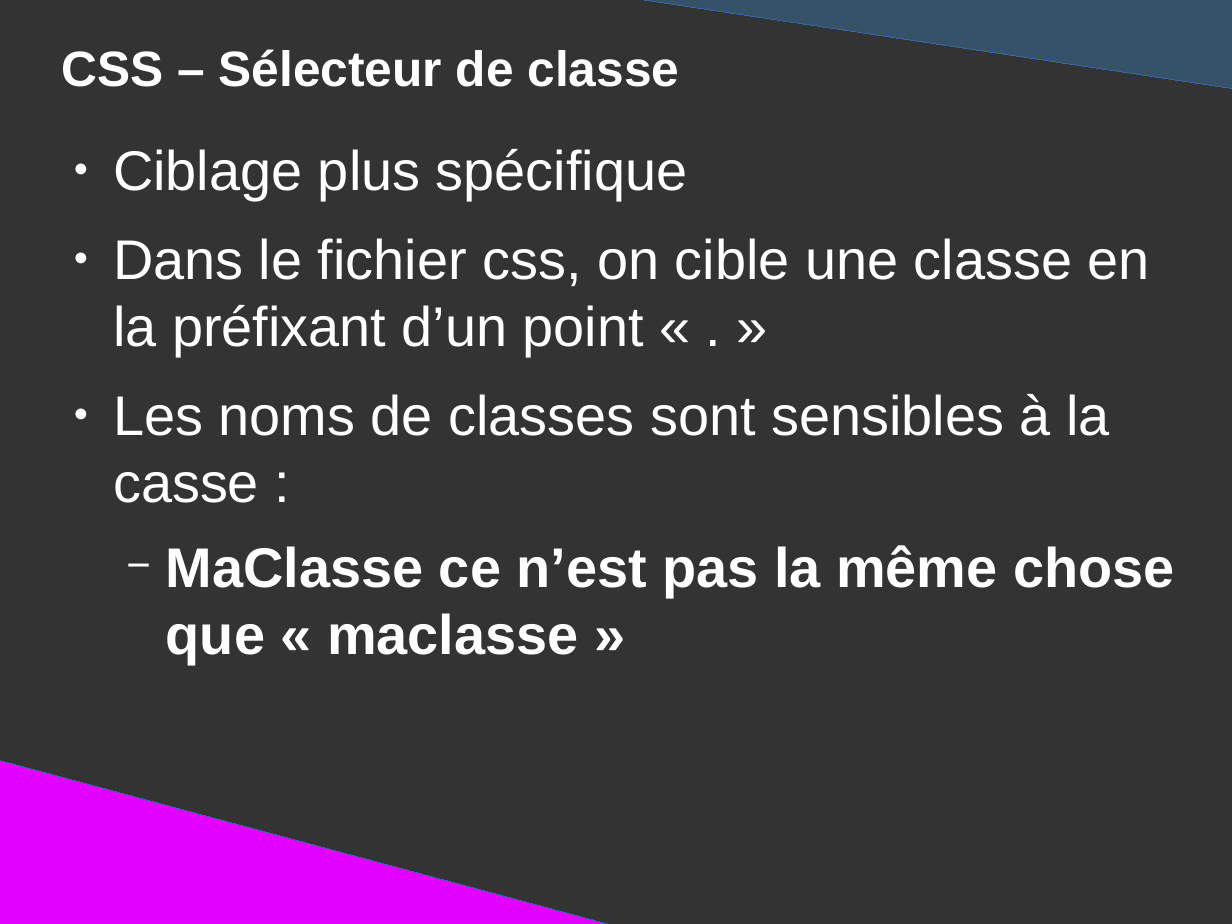
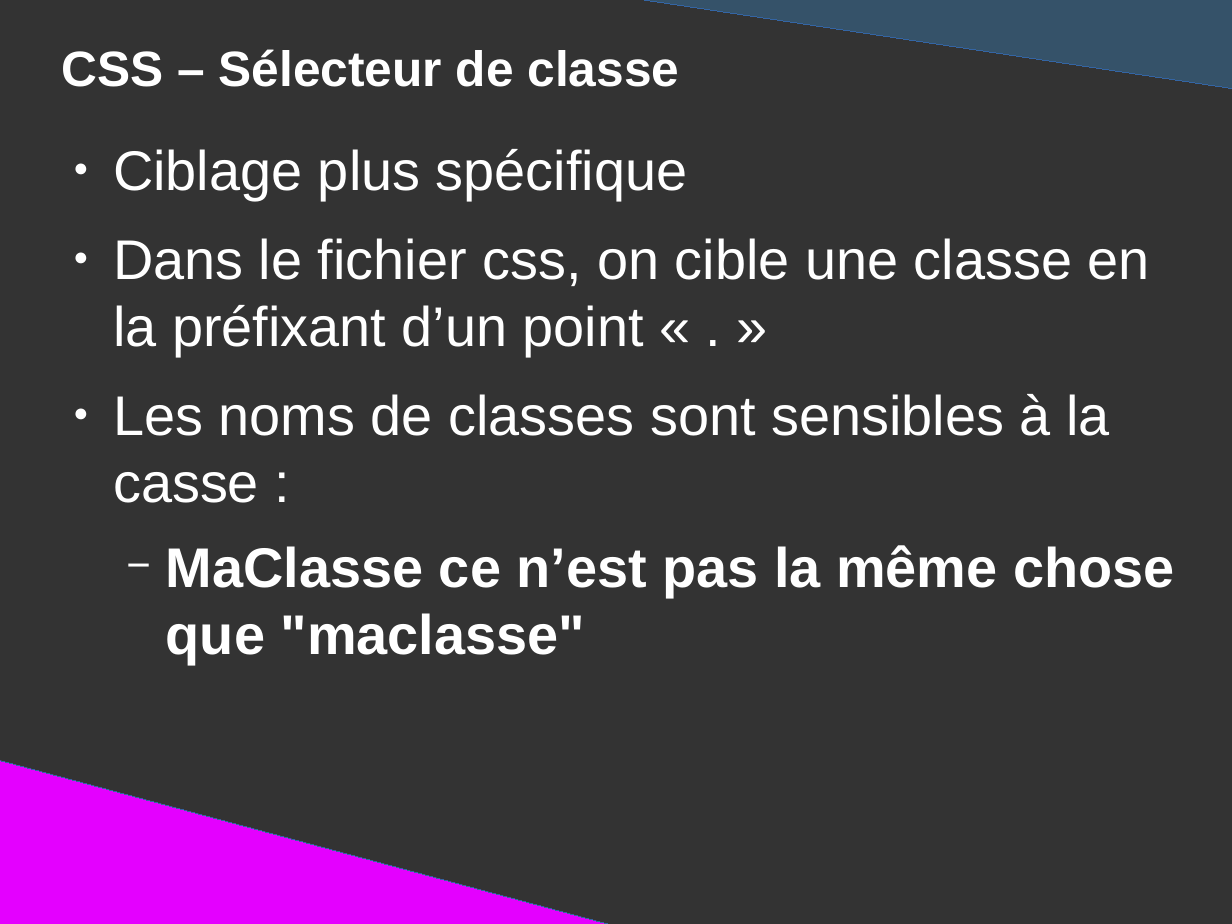
Before and after one commit to DanYellow/presentations, a slide deck: slide 75 of mmi/html/travaux-pratiques/numero-1/presentation.odp (slide 71 before the commit). Drawn at 1232x924 pixels with LibreOffice and Linux fonts; fonts in the diff are those of the drawing. Boxes give left, top, right and bottom in pixels: in the first picture for what was removed or moved away, otherwise in the second. Text is boxed around its words. In the diff, an @@ line names an element or a change of style, - is before the commit and + after.

```diff
--- a/mmi/html/travaux-pratiques/numero-1/presentation.odp
+++ b/mmi/html/travaux-pratiques/numero-1/presentation.odp
@@ text at (166, 545, 1174, 664): text changed @@
-  − MaClasse ce n’est pas la même chose que « maclasse »
+  − MaClasse ce n’est pas la même chose que "maclasse"
```
Also in this commit, not shown: 11 other slides changed, 4 slides added, 2 other files.
